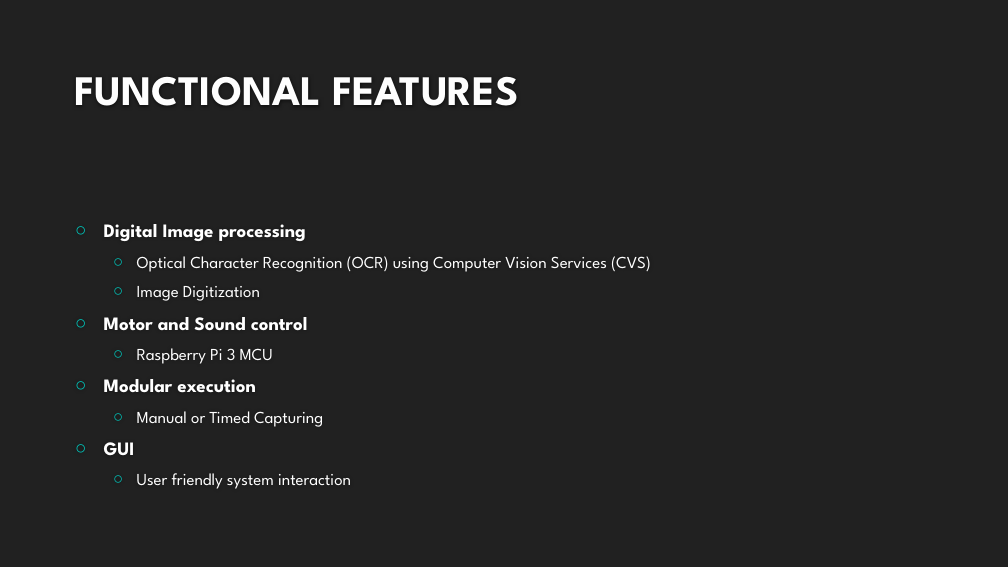
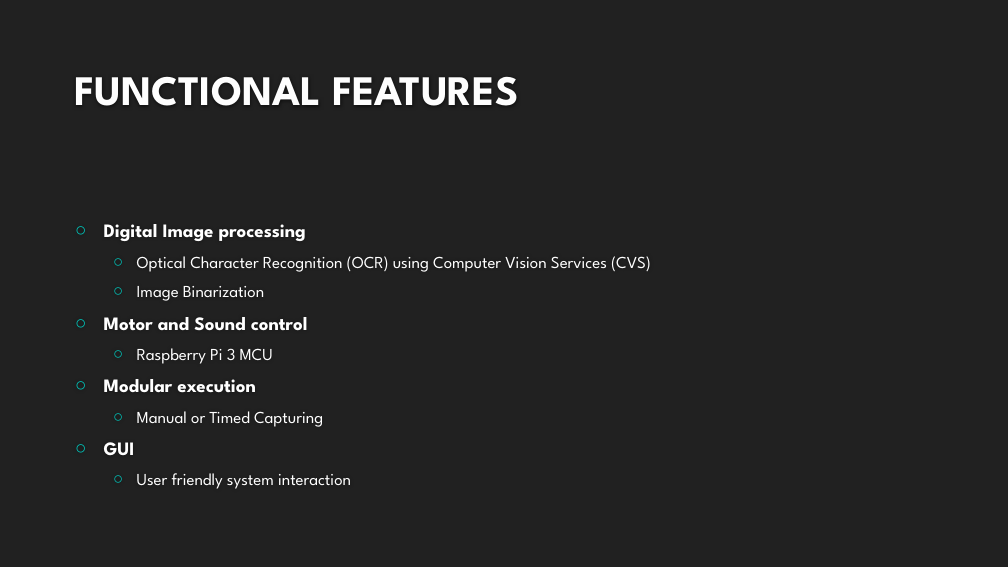
Before and after one commit to pziajski/ZRecognition, a slide deck: slide 4 of Documentation/TPJ_FINAL_PPT.pptx. Drawn at 1008x567 pixels with LibreOffice and Linux fonts; fonts in the diff are those of the drawing; background and template pictures are left out. Boxes give left, top, right and bottom in pixels: in the first picture for what was removed or moved away, otherwise in the second. Text is boxed around its words. In the diff, an @@ line names an element or a change of style, - is before the commit and + after.

```diff
--- a/Documentation/TPJ_FINAL_PPT.pptx
+++ b/Documentation/TPJ_FINAL_PPT.pptx
@@ text at [137,286,264,301]: text changed @@
-  ○ Image Digitization
+  ○ Image Binarization
```
Also in this commit, not shown: 3 other slides changed, 1 other file.
